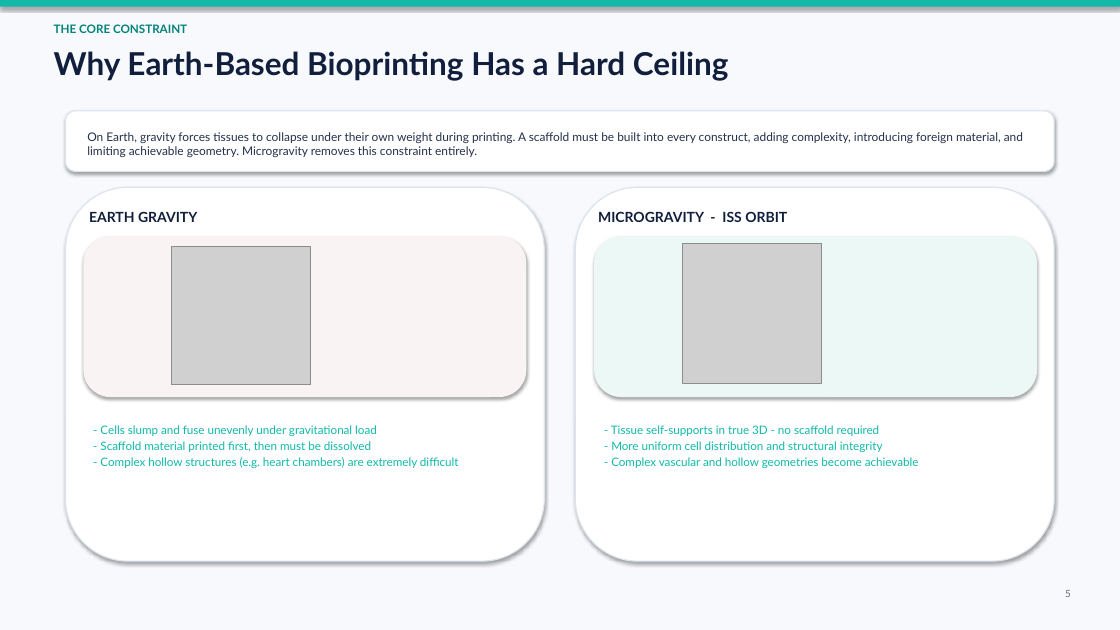
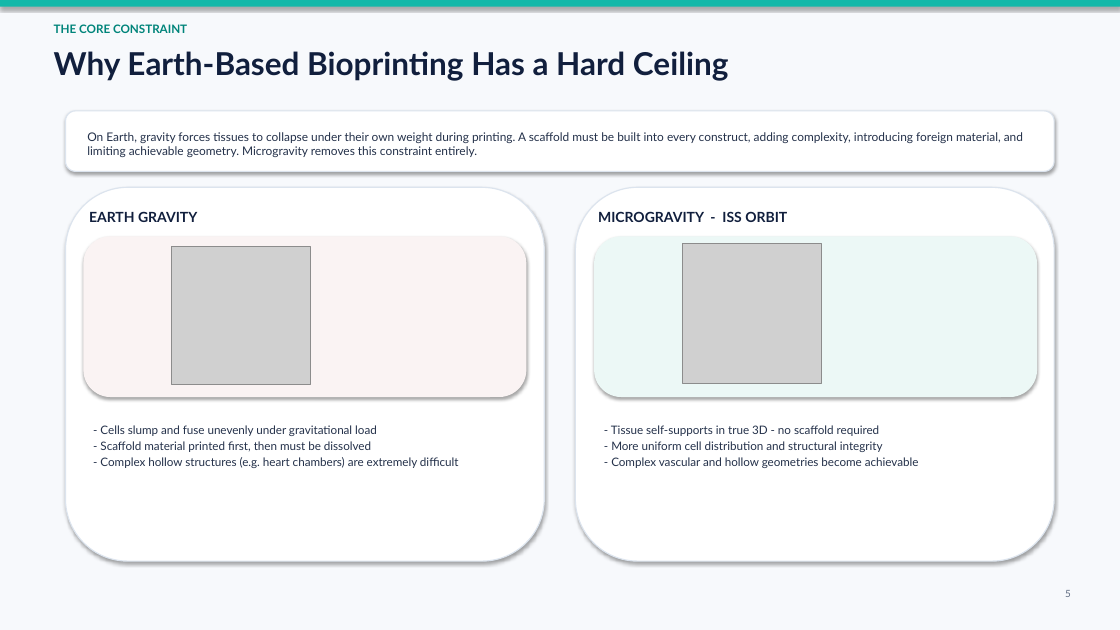
Before and after one commit to anthonyleedu/anthonyleedu, a slide deck: slide 5 of Samuel Space Organ and Tissue Engineering - Investor Presentation (2).pptx. Drawn at 1120x630 pixels with LibreOffice and Linux fonts; fonts in the diff are those of the drawing; grey boxes stand for pictures. Boxes give left, top, right and bottom in pixels: in the first picture for what was removed or moved away, otherwise in the second. Text is boxed around its words. In the diff, an @@ line names an element or a change of style, - is before the commit and + after.

```diff
--- a/Samuel Space Organ and Tissue Engineering - Investor Presentation (2).pptx
+++ b/Samuel Space Organ and Tissue Engineering - Investor Presentation (2).pptx
@@ text "- Cells slump and fuse ..." at box(100, 425, 459, 468): text colour #13B8A9 to #24314A @@
@@ text "- Tissue self-supports in true ..." at box(611, 425, 919, 468): text colour #13B8A9 to #24314A @@
```
Also in this commit, not shown: 3 other slides changed, 10 other files.
